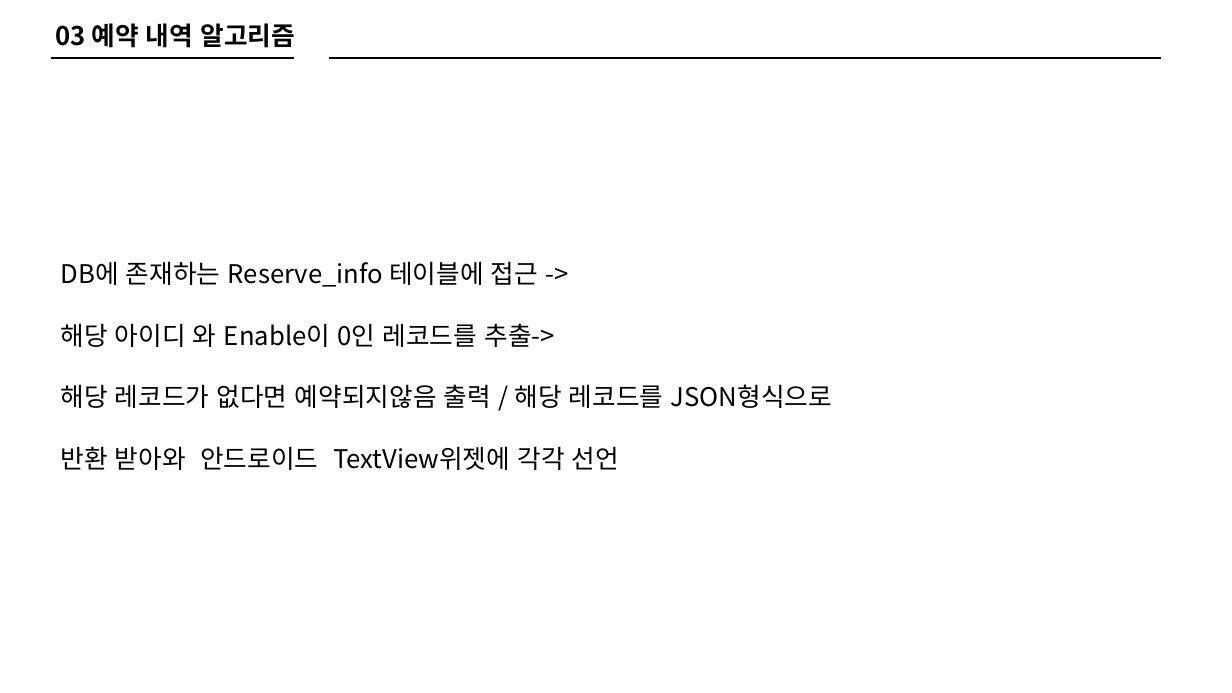
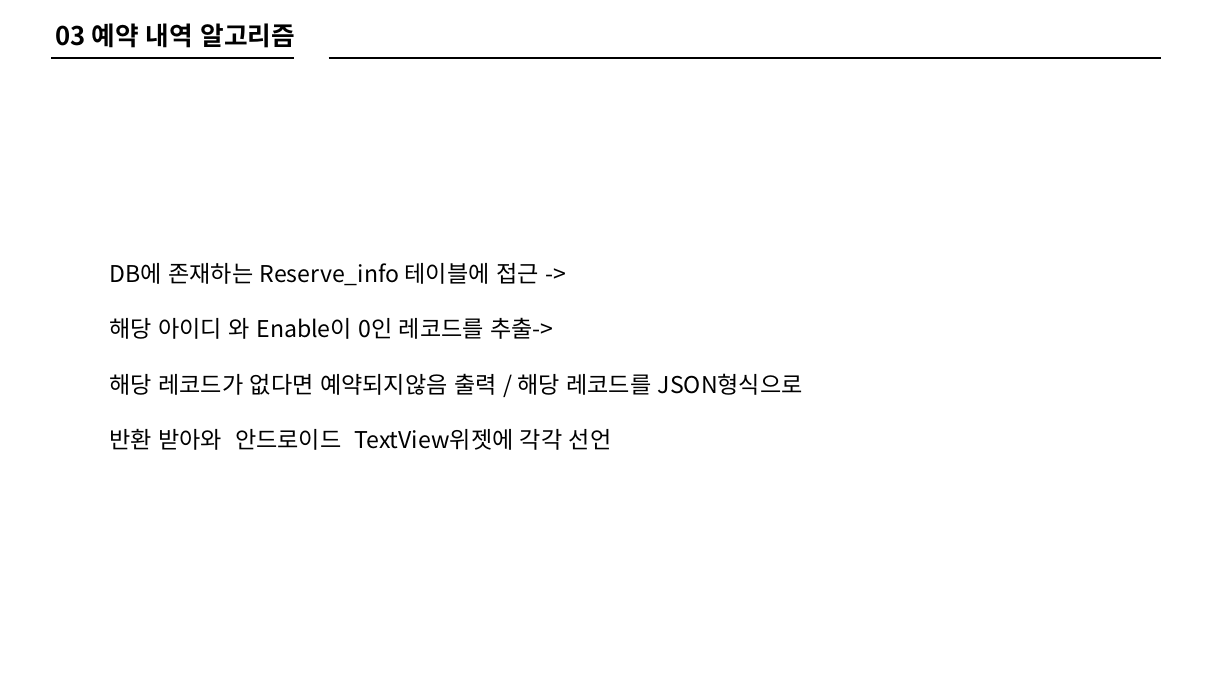
Before and after one commit to KPU-SSMS/PPT, a slide deck: slide 15 of 프로토타입 3-5(박병현,장태홍,백승제).pptx (slide 9 before the commit). Drawn at 1232x693 pixels with LibreOffice and Linux fonts; fonts in the diff are those of the drawing. Boxes give left, top, right and bottom in pixels: in the first picture for what was removed or moved away, otherwise in the second. Text is boxed around its words. In the diff, an @@ line names an element or a change of style, - is before the commit and + after.

```diff
--- a/프로토타입 3-5(박병현,장태홍,백승제).pptx
+++ b/프로토타입 3-5(박병현,장태홍,백승제).pptx
@@ text "DB에 존재하는 Reserve_info 테이블에 접근 ...": place and size @@
-text "DB에 존재하는 Reserve_info 테이블에 접근 ..." at [60, 261, 832, 470]
+text "DB에 존재하는 Reserve_info 테이블에 접근 ..." at [109, 263, 803, 450]
@@ text "DB에 존재하는 Reserve_info 테이블에 접근 ..." at [109, 263, 803, 450]: size 20 to 18 pt @@
```
Also in this commit, not shown: 7 other slides changed, 1 slide removed, 6 other files.
